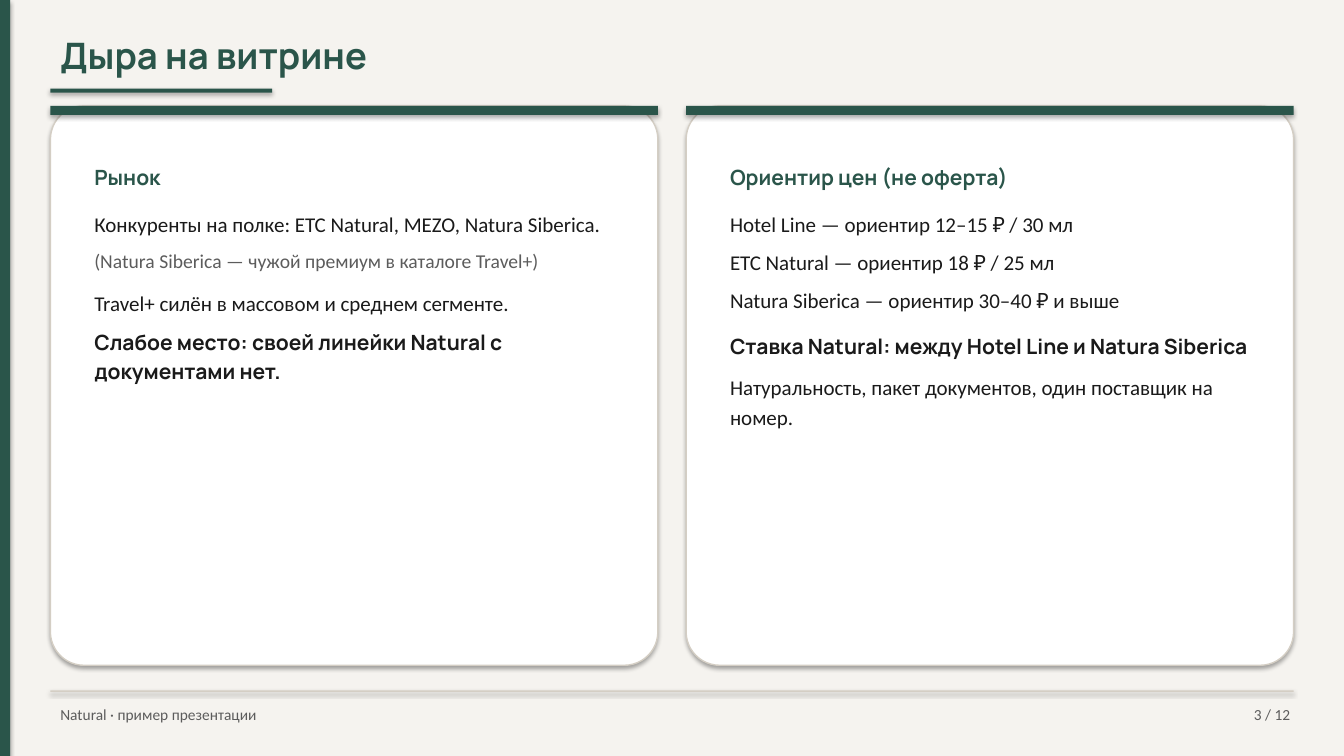
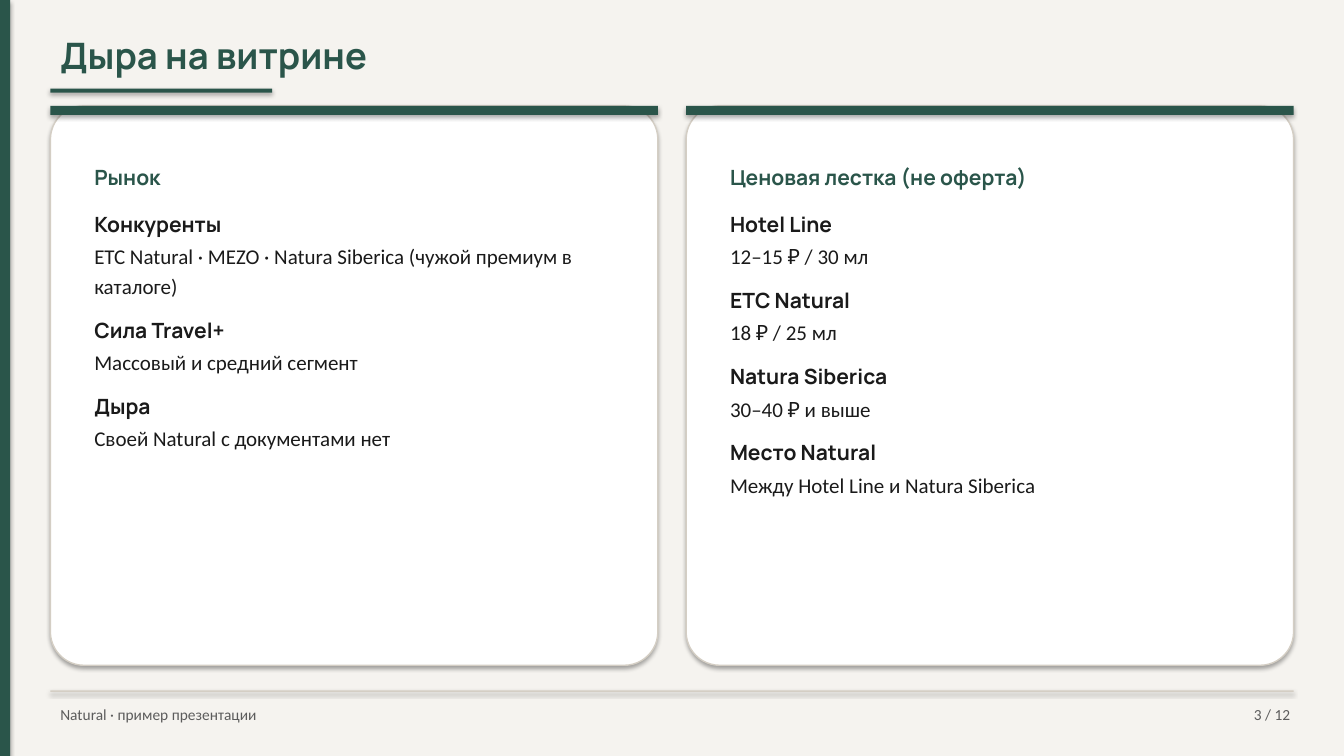
Before and after one commit to pagasbot-coder/Banya-Digital, a slide deck: slide 3 of knowledge-base/presentation-travelplus-interview.pptx. Drawn at 1344x756 pixels with LibreOffice and Linux fonts; fonts in the diff are those of the drawing. Boxes give left, top, right and bottom in pixels: in the first picture for what was removed or moved away, otherwise in the second. Text is boxed around its words. In the diff, an @@ line names an element or a change of style, - is before the commit and + after.

```diff
--- a/knowledge-base/presentation-travelplus-interview.pptx
+++ b/knowledge-base/presentation-travelplus-interview.pptx
@@ text at (730, 167, 1035, 497): text changed; font Calibri to Manrope; bold on @@
-Ориентир цен (не оферта)
-Hotel Line — ориентир 12–15 ₽ / 30 мл
-ЕТС Natural — ориентир 18 ₽ / 25 мл
-Natura Siberica — ориентир 30–40 ₽ и выше
-Ставка Natural: между Hotel Line и Natura Siberica
-Натуральность, пакет документов, один поставщик на номер.
+Ценовая лестка (не оферта)
+Hotel Line
+12–15 ₽ / 30 мл
+ЕТС Natural
+18 ₽ / 25 мл
+Natura Siberica
+30–40 ₽ и выше
+Место Natural
+Между Hotel Line и Natura Siberica
@@ text at (94, 217, 572, 450): text changed @@
-Конкуренты на полке: ЕТС Natural, MEZO, Natura Siberica.
-(Natura Siberica — чужой премиум в каталоге Travel+)
-Travel+ силён в массовом и среднем сегменте.
-Слабое место: своей линейки Natural с документами нет.
+Конкуренты
+ЕТС Natural · MEZO · Natura Siberica (чужой премиум в каталоге)
+Сила Travel+
+Массовый и средний сегмент
+Дыра
+Своей Natural с документами нет
```
Also in this commit, not shown: 3 other files.
